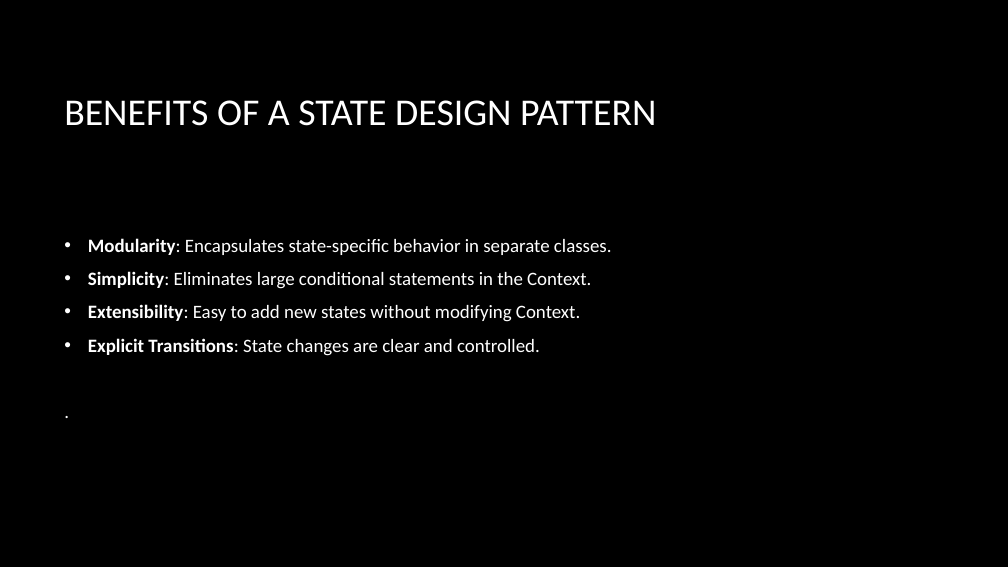
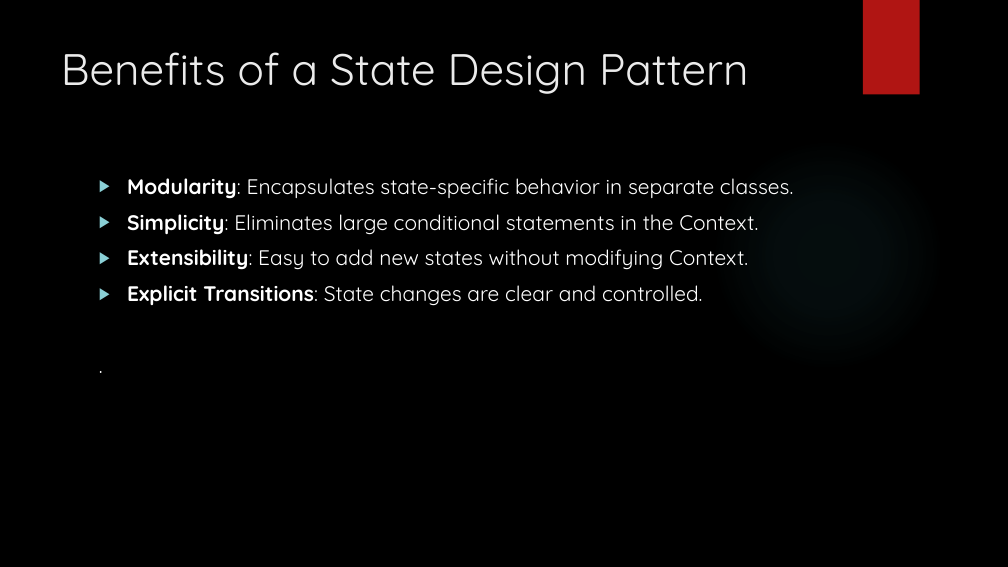
Before and after one commit to dundane/CSC360Demos, a slide deck: slide 73 of CSC360Demo/Design Patterns Slide Show.pptx (slide 71 before the commit). Drawn at 1008x567 pixels with LibreOffice and Linux fonts; fonts in the diff are those of the drawing; background and template pictures are left out. Boxes give left, top, right and bottom in pixels: in the first picture for what was removed or moved away, otherwise in the second. Text is boxed around its words. In the diff, an @@ line names an element or a change of style, - is before the commit and + after.

Commit message:
Updated files from latest class

```diff
--- a/CSC360Demo/Design Patterns Slide Show.pptx
+++ b/CSC360Demo/Design Patterns Slide Show.pptx
@@ rectangle added at (863, 0, 920, 95), fill #B01513 @@
@@ title "Benefits of a State Design ..." at (61, 52, 748, 94): vertical alignment middle to top @@
@@ title at (61, 52, 748, 94): text changed; size 36 to 42 pt; font Calibri to Quicksand; text colour #FFFFFF to #EBEBEB @@
-BENEFITS OF A STATE DESIGN PATTERN
+Benefits of a State Design Pattern
@@ ellipse added at (712, 138, 944, 371), fill gradient #50B9C1 @@
@@ text "Modularity: Encapsulates state-specific behavior in ...": place and size @@
-text "Modularity: Encapsulates state-specific behavior in ..." at (88, 238, 612, 356)
+text "Modularity: Encapsulates state-specific behavior in ..." at (127, 178, 793, 306)
@@ text "Modularity: Encapsulates state-specific behavior in ..." at (127, 178, 793, 306): size 18 to 20 pt, font Calibri to Quicksand; bullet • to ▶; bullet colour #FFFFFF to #8AD0D6; vertical alignment middle to top @@
```
Also in this commit, not shown: 121 other slides changed, 6 slides added, 1 slide removed, 55 other files.
